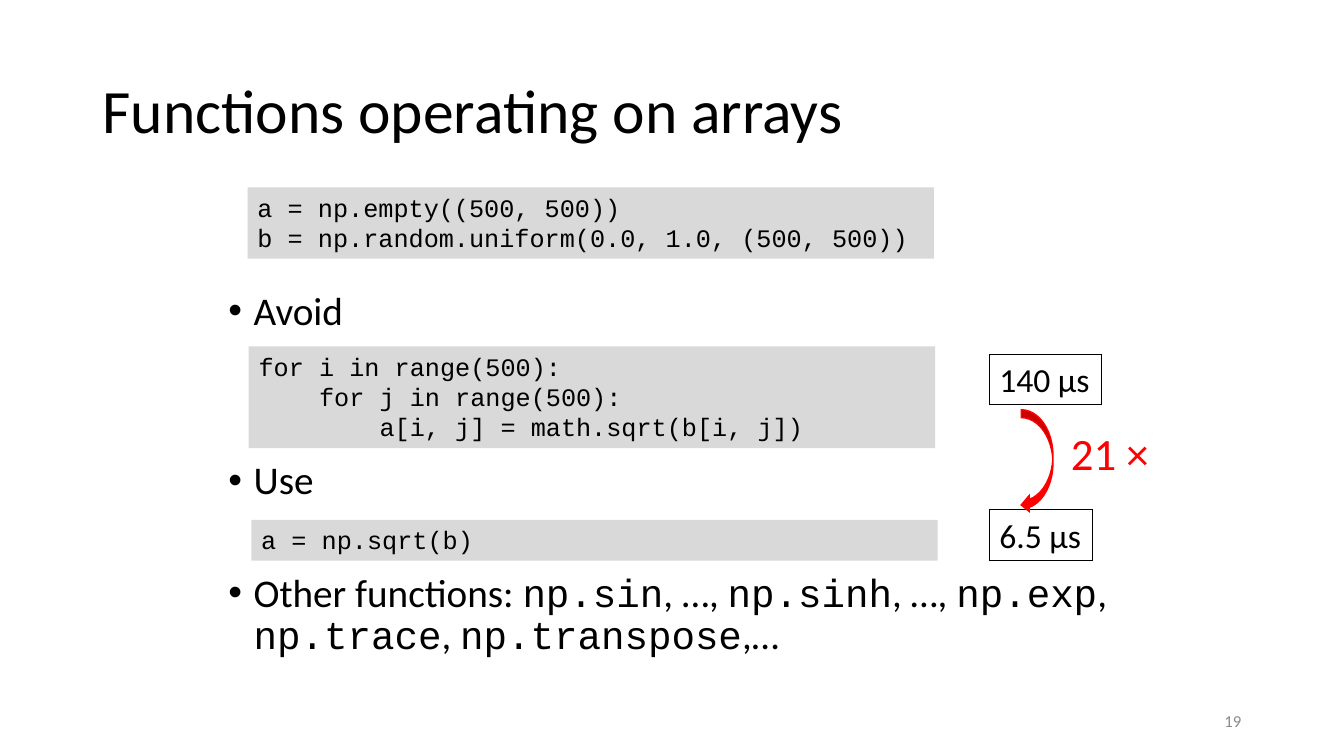
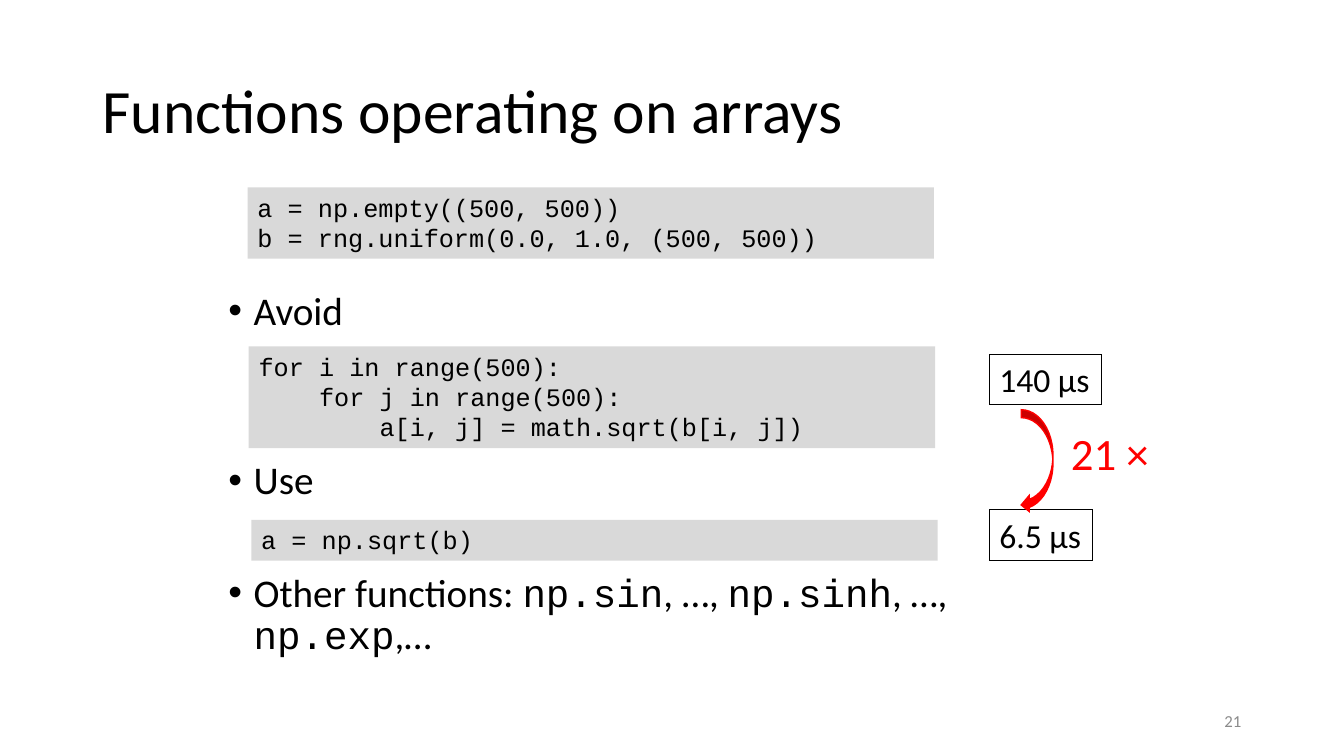
Before and after one commit to gjbex/Scientific-Python, a slide deck: slide 21 of scientific_python.pptx (slide 19 before the commit). Drawn at 1344x756 pixels with LibreOffice and Linux fonts; fonts in the diff are those of the drawing. Boxes give left, top, right and bottom in pixels: in the first picture for what was removed or moved away, otherwise in the second. Text is boxed around its words. In the diff, an @@ line names an element or a change of style, - is before the commit and + after.

Commit message:
Add slide on random number generation

```diff
--- a/scientific_python.pptx
+++ b/scientific_python.pptx
@@ text in rectangle at box(257, 229, 817, 253): text changed @@
-b = np.random.uniform(0.0, 1.0, (500, 500))
+b = rng.uniform(0.0, 1.0, (500, 500))
@@ text at box(254, 579, 902, 657): text changed; font Courier New to Calibri @@
-• Other functions: np.sin, …, np.sinh, …, np.exp, np.trace, np.transpose,…
+• Other functions: np.sin, …, np.sinh, …, np.exp,…
@@ page number at box(1224, 716, 1241, 727): text changed @@
-19
+21
```
Also in this commit, not shown: 7 other slides changed, 1 slide added.
